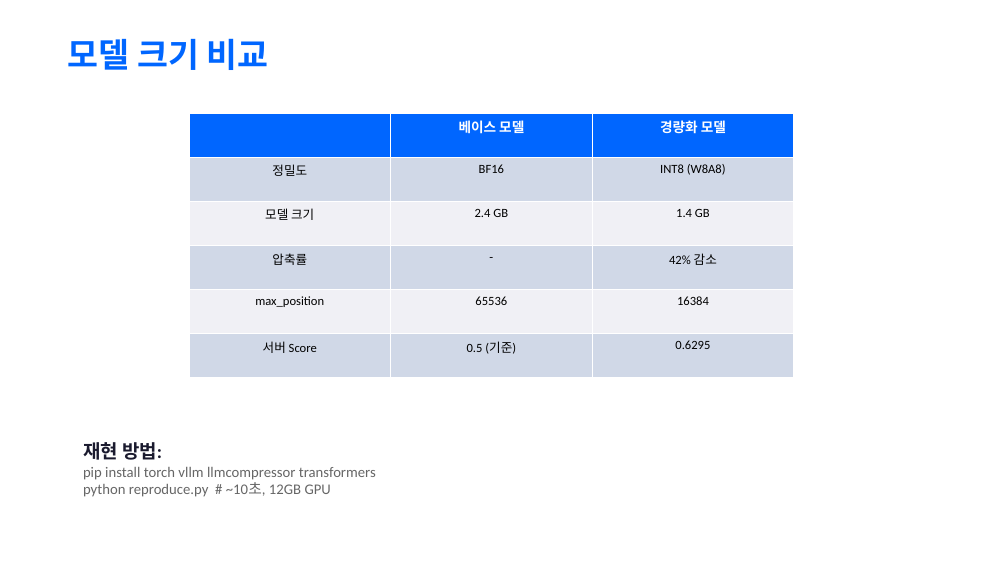
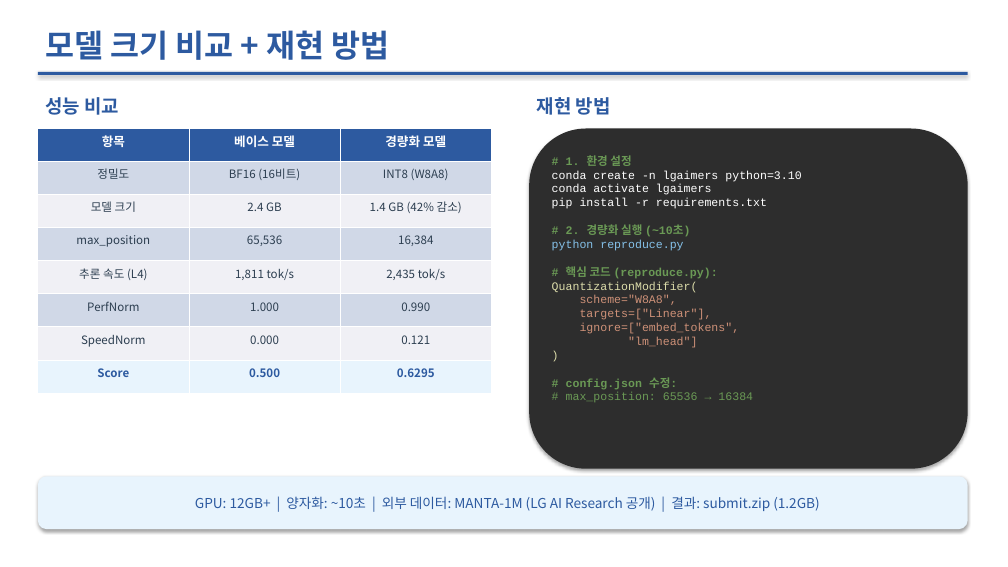
Before and after one commit to his0si/EXAONE-4.0-1.2B, a slide deck: slide 7 of submission/solution.pptx. Drawn at 1008x567 pixels with LibreOffice and Linux fonts; fonts in the diff are those of the drawing. Boxes give left, top, right and bottom in pixels: in the first picture for what was removed or moved away, otherwise in the second. Text is boxed around its words. In the diff, an @@ line names an element or a change of style, - is before the commit and + after.

```diff
--- a/submission/solution.pptx
+++ b/submission/solution.pptx
@@ text at <box>45,30,389,60</box>: text changed; size 32 to 30 pt; font Calibri to Noto Sans CJK KR; text colour #0066FF to #2D5AA0 @@
-모델 크기 비교
+모델 크기 비교 + 재현 방법
@@ rectangle added at <box>38,72,968,75</box>, fill #2D5AA0 @@
@@ text added at <box>45,97,119,115</box>, 18 pt, text #2D5AA0, bold @@
+성능 비교
@@ text added at <box>537,97,611,115</box>, 18 pt, text #2D5AA0, bold @@
+재현 방법
@@ table at <box>38,129,492,393</box> @@
-row 1:  | 베이스 모델 | 경량화 모델
-row 2: 정밀도 | BF16 | INT8 (W8A8)
-row 3: 모델 크기 | 2.4 GB | 1.4 GB
-row 4: 압축률 | - | 42% 감소
-row 5: max_position | 65536 | 16384
-row 6: 서버 Score | 0.5 (기준) | 0.6295
+row 1: 항목 | 베이스 모델 | 경량화 모델
+row 2: 정밀도 | BF16 (16비트) | INT8 (W8A8)
+row 3: 모델 크기 | 2.4 GB | 1.4 GB (42% 감소)
+row 4: max_position | 65,536 | 16,384
+row 5: 추론 속도 (L4) | 1,811 tok/s | 2,435 tok/s
+row 6: PerfNorm | 1.000 | 0.990
+row 7: SpeedNorm | 0.000 | 0.121
+row 8: Score | 0.500 | 0.6295
@@ table: place and size @@
-table at <box>189,113,795,378</box>
+table at <box>38,129,492,393</box>
@@ rounded rectangle added at <box>529,129,968,469</box>, fill #2D2D2D @@
@@ text added at <box>552,155,801,402</box>, 11 pt, text #6A9955 @@
+# 1. 환경 설정
+conda create -n lgaimers python=3.10
+conda activate lgaimers
+pip install -r requirements.txt
+# 2. 경량화 실행 (~10초)
+python reproduce.py
+# 핵심 코드 (reproduce.py):
+QuantizationModifier(
+scheme="W8A8",
+targets=["Linear"],
+ignore=["embed_tokens",
+"lm_head"]
+)
+# config.json 수정:
+# max_position: 65536 → 16384
@@ text removed at <box>83,442,376,497</box> @@
-재현 방법:
-pip install torch vllm llmcompressor transformers
-python reproduce.py # ~10초, 12GB GPU
@@ rounded rectangle added at <box>38,476,968,529</box>, fill #E8F4FD, 13 pt, text #2D5AA0 @@
+GPU: 12GB+ | 양자화: ~10초 | 외부 데이터: MANTA-1M (LG AI Research 공개) | 결과: submit.zip (1.2GB)
```
Also in this commit, not shown: 4 other slides changed, 2 slides added, 2 slides removed, 5 other files.
